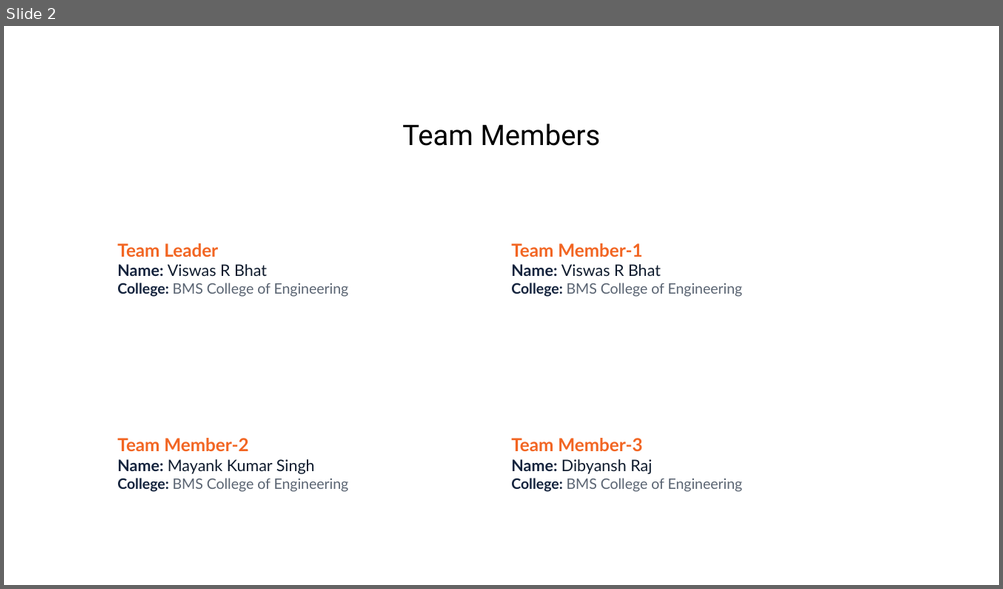
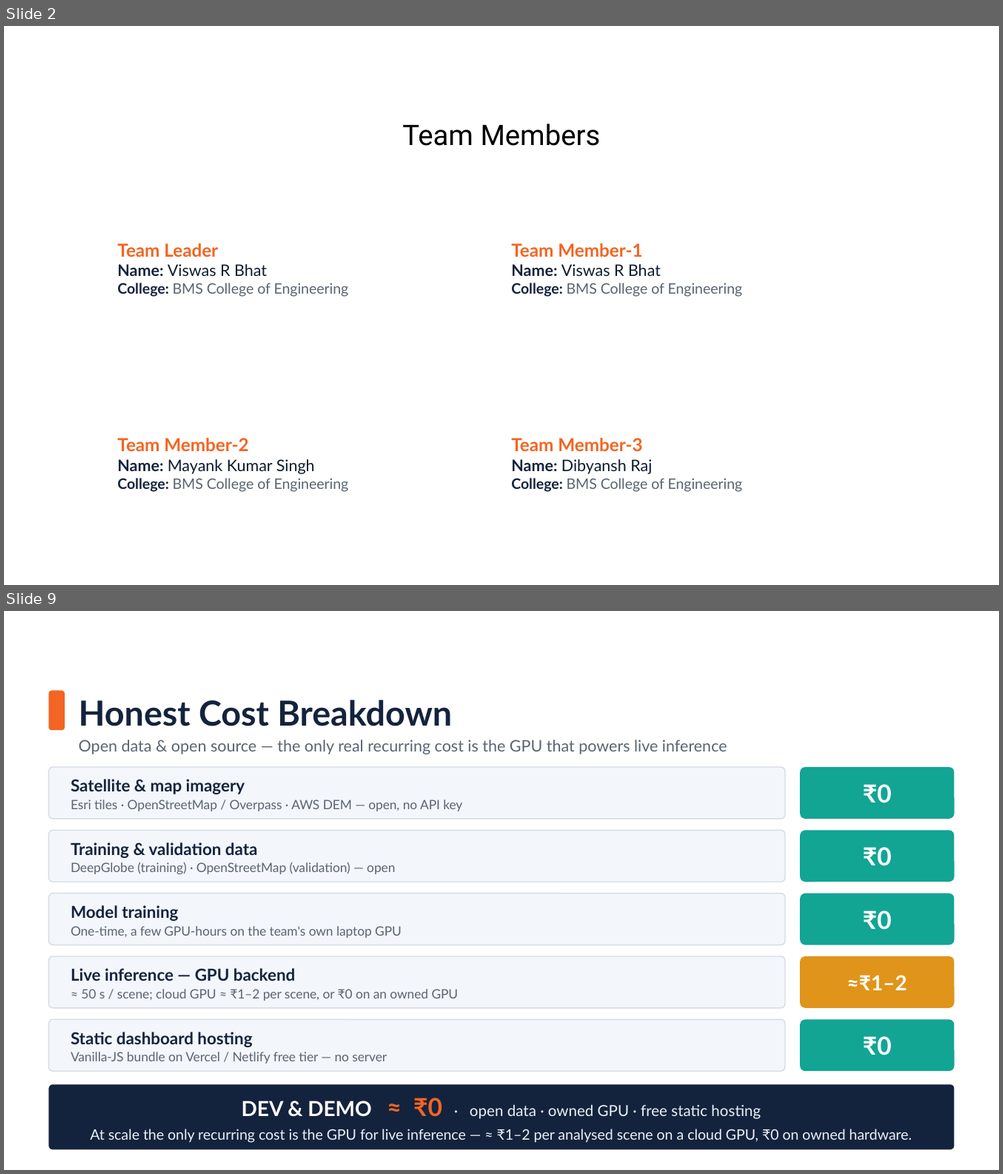
Before and after one commit to Viswas-R-Bhat/route-resilience, a slide deck: Escape_the_Matrix_ISRO_BAH_2026_PS4_Idea_Submission.pptx. Shown one above the other, each under a label of ours: slide 2 before the commit, slides 2 and 9 after it; the slides between them are not shown. The pictures are 1003x589 and 1003x1174 pixels, drawn with LibreOffice and Linux fonts; fonts in the diff are those of the drawing; background and template pictures are left out. Boxes give left, top, right and bottom in pixels: in the first picture for what was removed or moved away, otherwise in the second. Text is boxed around its words. In the diff, an @@ line names an element or a change of style, - is before the commit and + after.

```diff
--- a/Escape_the_Matrix_ISRO_BAH_2026_PS4_Idea_Submission.pptx
+++ b/Escape_the_Matrix_ISRO_BAH_2026_PS4_Idea_Submission.pptx
@@ slide 9 added at (4, 611, 999, 1170), background picture (left out) @@
@@ rounded rectangle added at (48, 691, 65, 730), fill #F26522 @@
@@ text added at (79, 700, 452, 726), 25 pt, text #14233D, bold @@
+Honest Cost Breakdown
@@ text added at (79, 740, 727, 755), 11.5 pt, text #5A6472 @@
+Open data & open source — the only real recurring cost is the GPU that powers live inference
@@ rounded rectangle added at (48, 767, 785, 819), fill #F3F6FA, outline #D5DCE6 0.75 pt @@
@@ text added at (71, 779, 462, 812), 9.3 pt, text #5A6472 @@
+Satellite & map imagery
+Esri tiles · OpenStreetMap / Overpass · AWS DEM — open, no API key
@@ rounded rectangle added at (800, 767, 954, 819), fill #12A594, 18 pt, text #FFFFFF, bold @@
+₹0
@@ rounded rectangle added at (48, 831, 785, 883), fill #F3F6FA, outline #D5DCE6 0.75 pt @@
@@ rounded rectangle added at (800, 831, 954, 883), fill #12A594, 18 pt, text #FFFFFF, bold @@
+₹0
@@ text added at (71, 843, 395, 874), 9.3 pt, text #5A6472 @@
+Training & validation data
+DeepGlobe (training) · OpenStreetMap (validation) — open
@@ rounded rectangle added at (48, 894, 785, 945), fill #F3F6FA, outline #D5DCE6 0.75 pt @@
@@ rounded rectangle added at (800, 894, 954, 945), fill #12A594, 18 pt, text #FFFFFF, bold @@
+₹0
@@ text added at (71, 906, 401, 938), 9.3 pt, text #5A6472 @@
+Model training
+One-time, a few GPU-hours on the team's own laptop GPU
@@ rounded rectangle added at (48, 956, 785, 1008), fill #F3F6FA, outline #D5DCE6 0.75 pt @@
@@ rounded rectangle added at (800, 956, 954, 1008), fill #E0941A, 15 pt, text #FFFFFF, bold @@
+≈₹1–2
@@ text added at (71, 968, 458, 1001), 9.3 pt, text #5A6472 @@
+Live inference — GPU backend
+≈ 50 s / scene; cloud GPU ≈ ₹1–2 per scene, or ₹0 on an owned GPU
@@ rounded rectangle added at (48, 1019, 785, 1071), fill #F3F6FA, outline #D5DCE6 0.75 pt @@
@@ text added at (71, 1032, 387, 1064), 9.3 pt, text #5A6472 @@
+Static dashboard hosting
+Vanilla-JS bundle on Vercel / Netlify free tier — no server
@@ rounded rectangle added at (800, 1019, 954, 1071), fill #12A594, 18 pt, text #FFFFFF, bold @@
+₹0
@@ rounded rectangle added at (48, 1085, 954, 1150), fill #14233D, 10.5 pt, text #EAF0F7 @@
+DEV & DEMO ≈ ₹0 · open data · owned GPU · free static hosting
+At scale the only recurring cost is the GPU for live inference — ≈ ₹1–2 per analysed scene on a cloud GPU, ₹0 on owned hardware.
```
Also in this commit, not shown: 6 slides changed, 1 slide removed, 1 other file.
